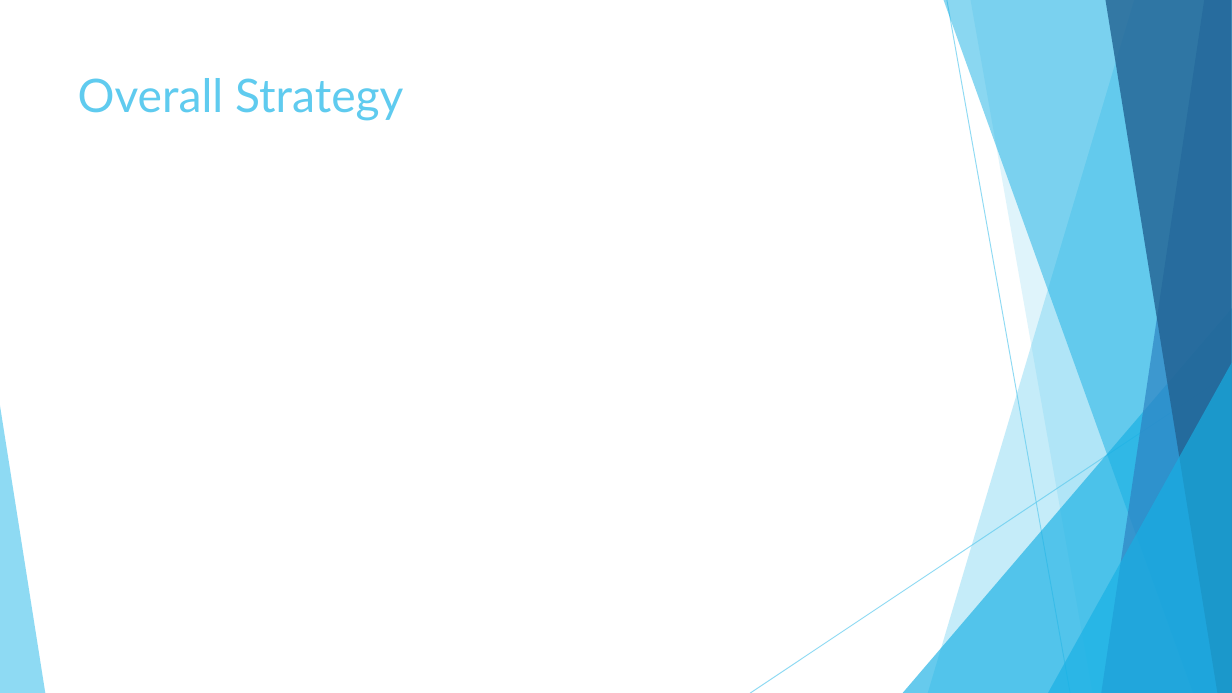
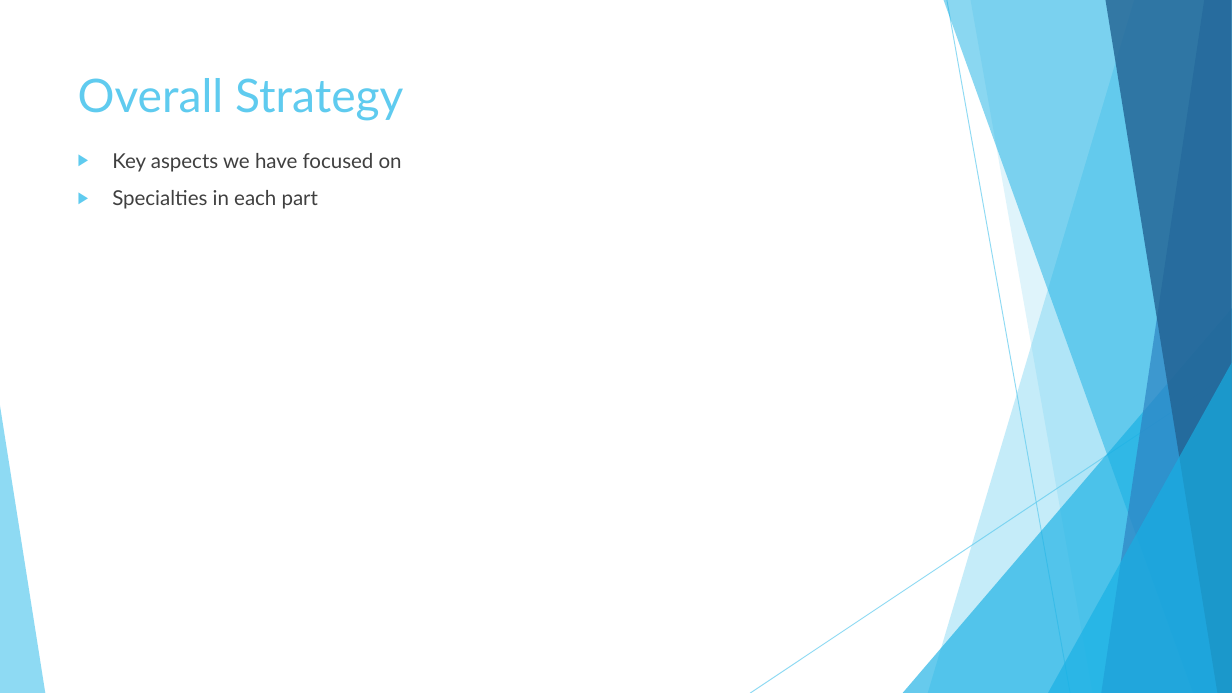
Before and after one commit to PamudithaSomarathne/BASC2020, a slide deck: slide 2 of Documents/ProposalPresentation/Pamuditha.pptx. Drawn at 1232x693 pixels with LibreOffice and Linux fonts; fonts in the diff are those of the drawing. Boxes give left, top, right and bottom in pixels: in the first picture for what was removed or moved away, otherwise in the second. Text is boxed around its words. In the diff, an @@ line names an element or a change of style, - is before the commit and + after.

```diff
--- a/Documents/ProposalPresentation/Pamuditha.pptx
+++ b/Documents/ProposalPresentation/Pamuditha.pptx
@@ text added at (x1=112, y1=153, x2=402, y2=209), 16 pt, text #404040 @@
+▶ Key aspects we have focused on
+▶ Specialties in each part
```
Also in this commit, not shown: 1 other slide changed, 1 slide added, 1 slide removed.
